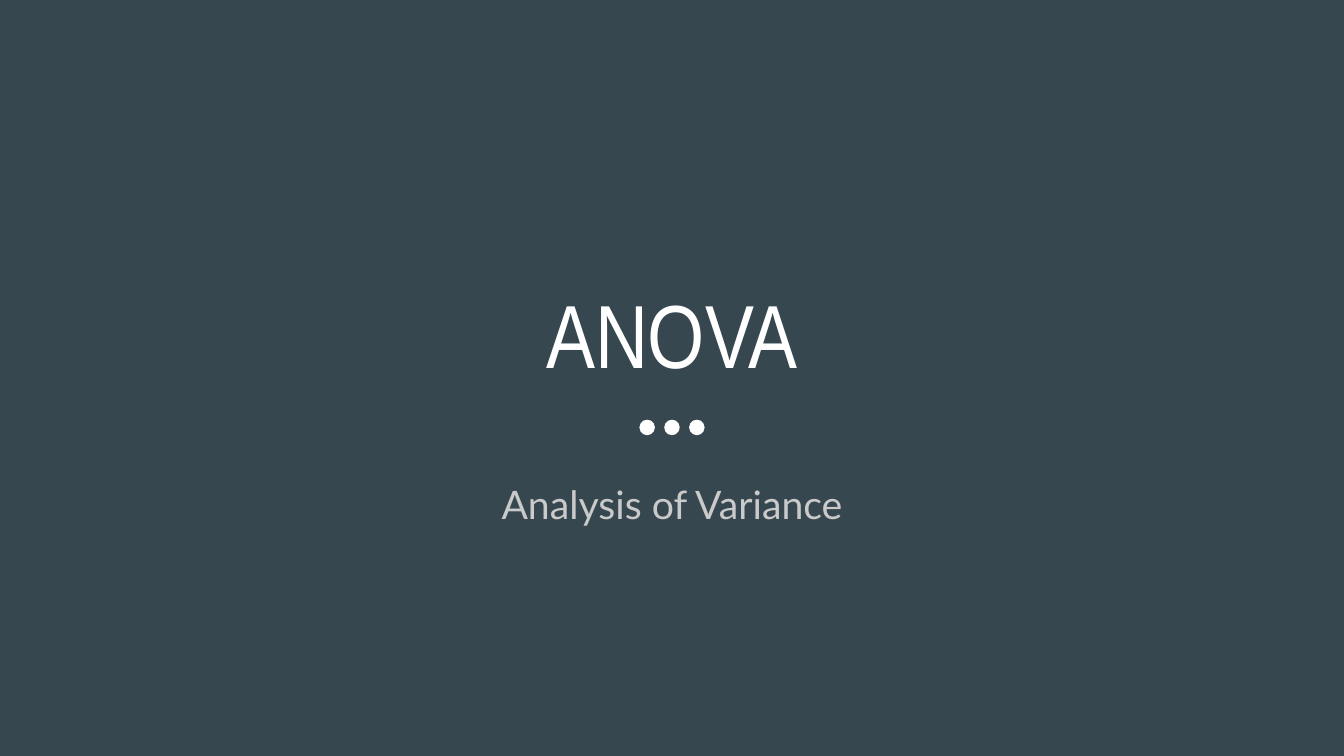
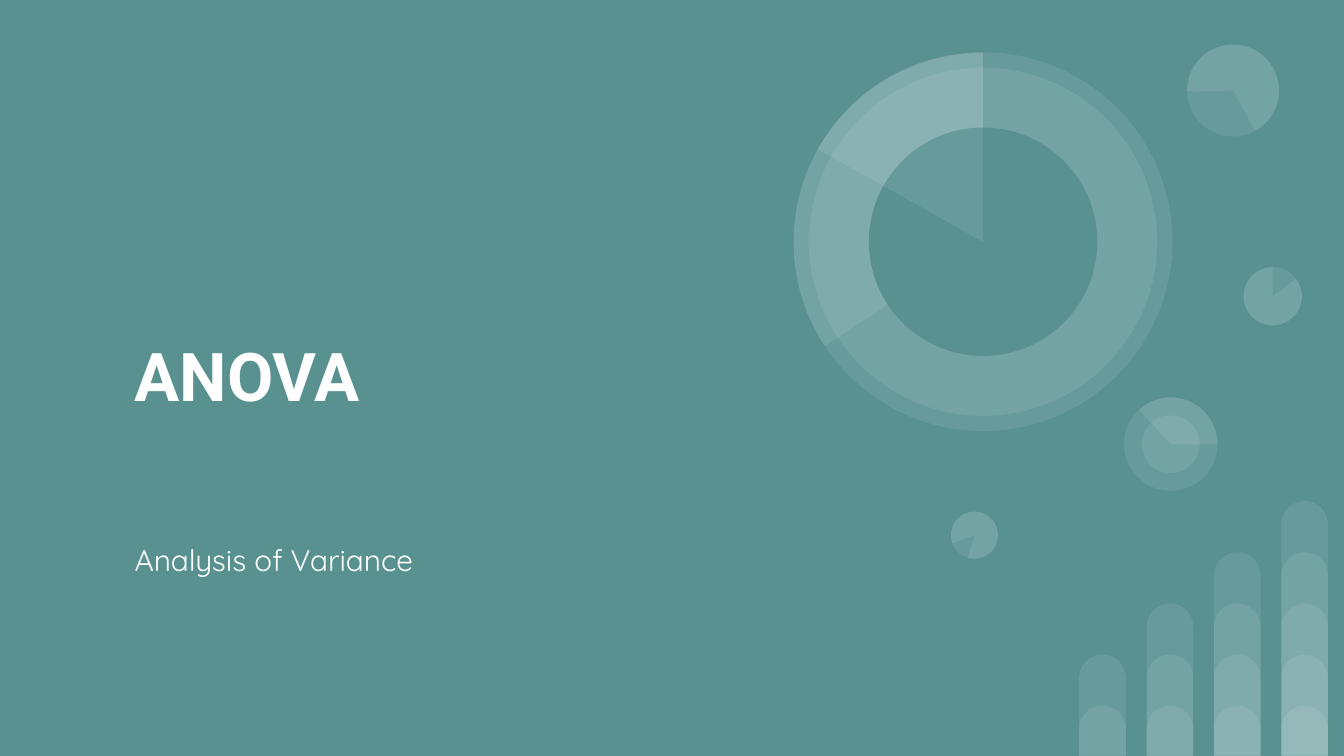
Before and after one commit to rjwrobel86/Python4Statistics, a slide deck: slide 1 of Stuff For Class/Slides/ANOVA.pptx. Drawn at 1344x756 pixels with LibreOffice and Linux fonts; fonts in the diff are those of the drawing. Boxes give left, top, right and bottom in pixels: in the first picture for what was removed or moved away, otherwise in the second. Text is boxed around its words. In the diff, an @@ line names an element or a change of style, - is before the commit and + after.

```diff
--- a/Stuff For Class/Slides/ANOVA.pptx
+++ b/Stuff For Class/Slides/ANOVA.pptx
@@ background #37474F to #599191 @@
@@ title "ANOVA": place and size @@
-title "ANOVA" at [546, 305, 798, 369]
+title "ANOVA" at [135, 352, 360, 402]
@@ title "ANOVA" at [135, 352, 360, 402]: size 48 to 36 pt, font Arial Narrow to Roboto, bold on; alignment centre to left; vertical alignment bottom to middle @@
@@ ellipse removed at [640, 419, 656, 435] @@
@@ ellipse removed at [664, 419, 680, 435] @@
@@ ellipse removed at [689, 419, 706, 435] @@
@@ group added at [741, 0, 1301, 565]: 8 ellipses, 6 pie slice (boxed as its full ellipse)s @@
@@ subtitle "Analysis of Variance": place and size @@
-subtitle "Analysis of Variance" at [502, 490, 842, 526]
+subtitle "Analysis of Variance" at [135, 549, 413, 577]
@@ subtitle "Analysis of Variance" at [135, 549, 413, 577]: size 21 to 16 pt, font Lato to Quicksand, text colour #CACACA to #FFFFFF; alignment centre to left @@
@@ group added at [1079, 501, 1328, 755]: 14 round same rects @@
```
Also in this commit, not shown: 10 other slides changed, 8 slides added, 4 slides removed, 25 other files.
